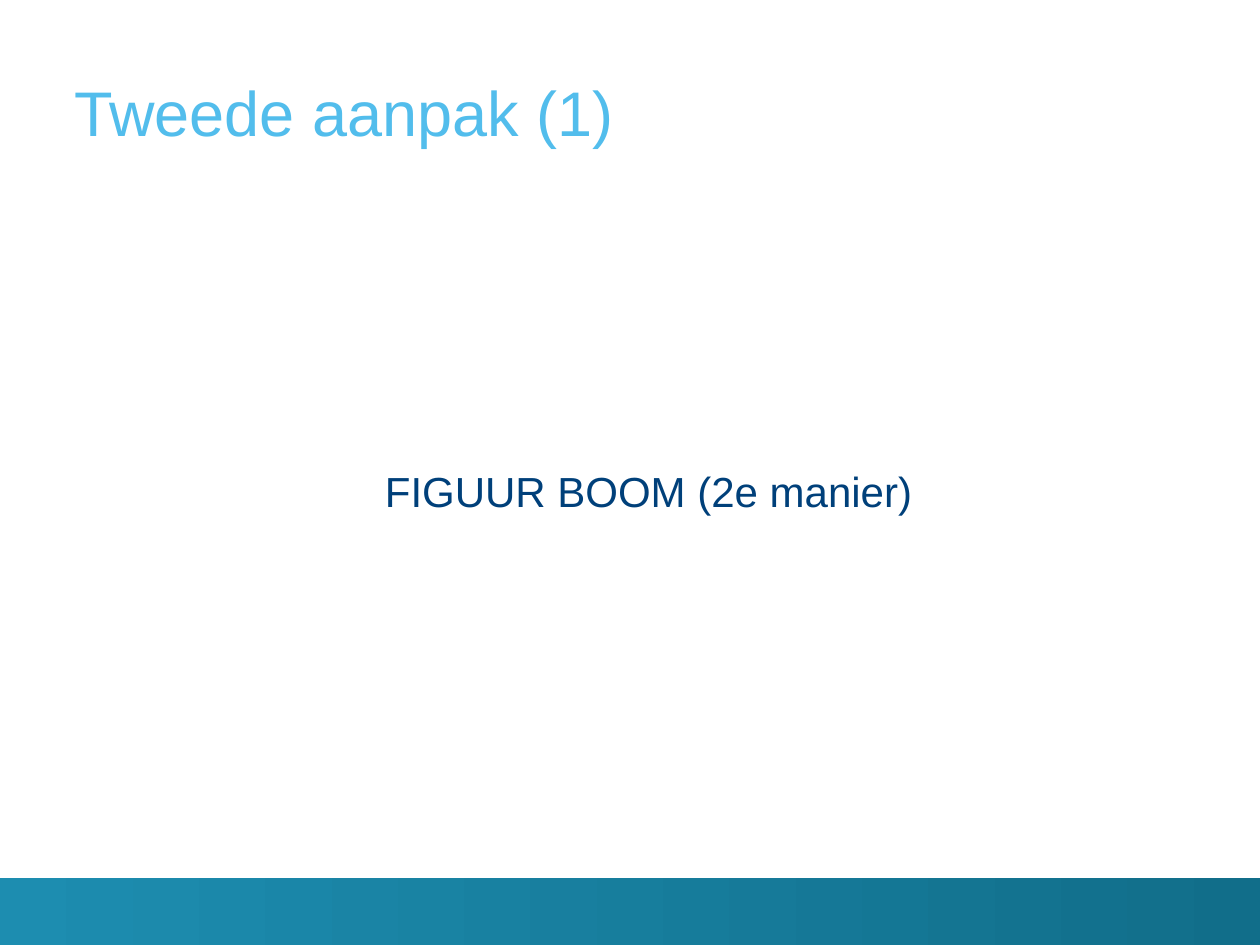
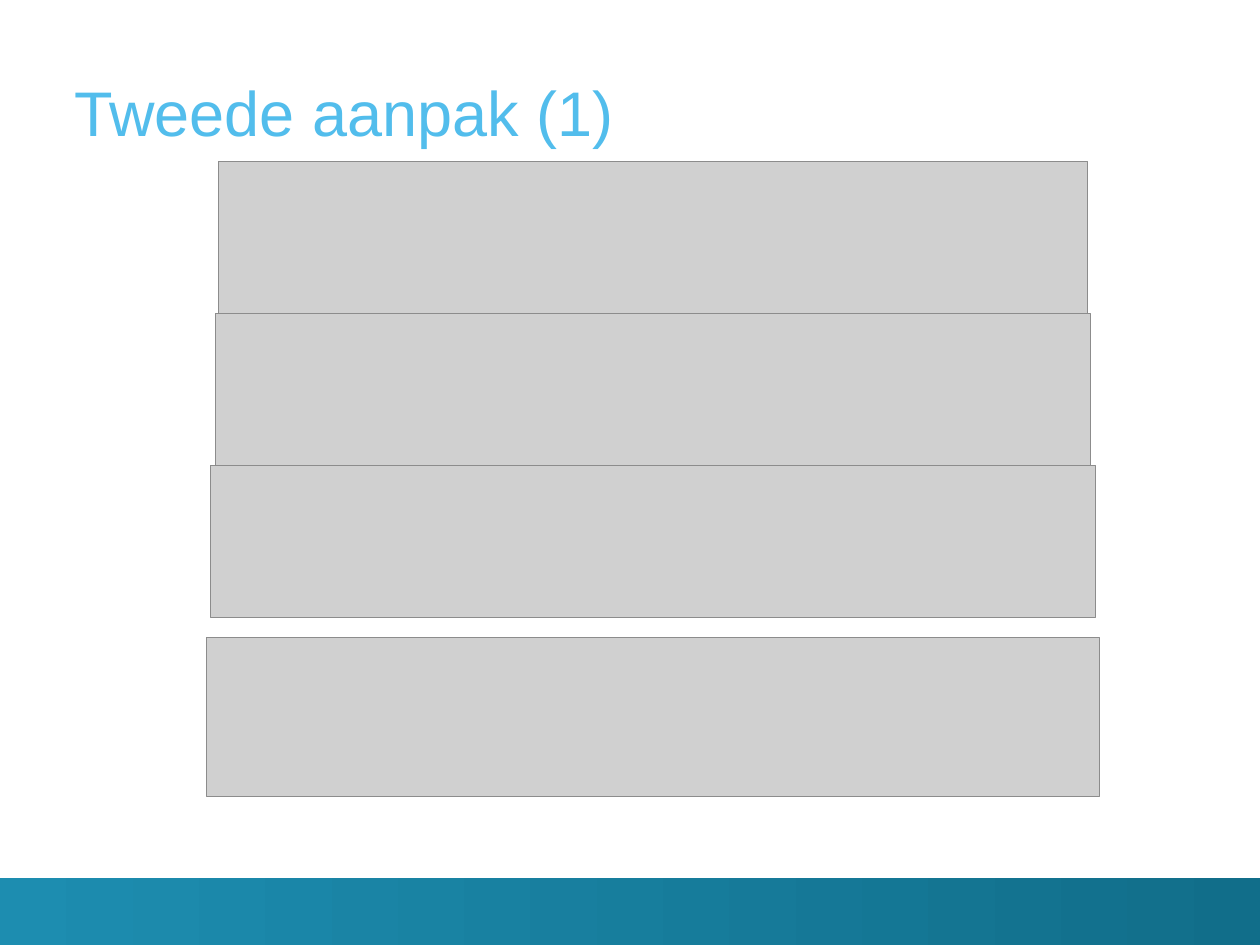
Before and after one commit to TomDeGroote/Bachelorproef, a slide deck: slide 15 of Paper/Finale Presentatie/presentatie.pptx. Drawn at 1260x945 pixels with LibreOffice and Linux fonts; fonts in the diff are those of the drawing; grey boxes stand for pictures; background and template pictures are left out. Boxes give left, top, right and bottom in pixels: in the first picture for what was removed or moved away, otherwise in the second. Text is boxed around its words. In the diff, an @@ line names an element or a change of style, - is before the commit and + after.

```diff
--- a/Paper/Finale Presentatie/presentatie.pptx
+++ b/Paper/Finale Presentatie/presentatie.pptx
@@ text removed at (385,476,912,516) @@
-FIGUUR BOOM (2e manier)
@@ group added at (207,161,1100,796): 4 pictures @@
```
Also in this commit, not shown: 5 other slides changed, 2 slides added, 6 other files.
